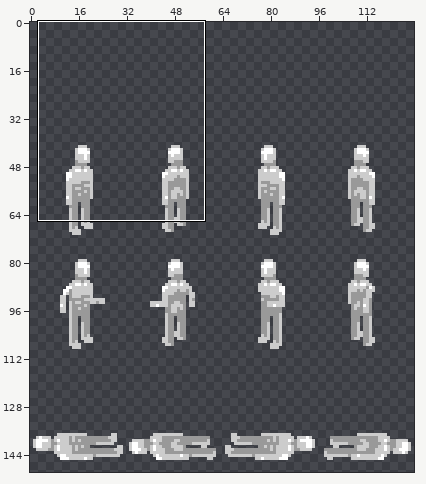
Two versions of one sprite sheet, chars/1.png. The picture above shows the old version from afar; the outline marks the close-up.
Close-up. Earlier state:
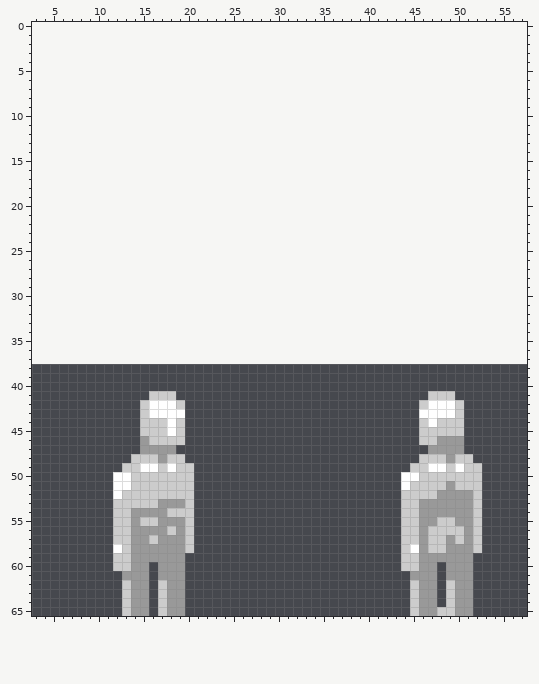
The file is 128x114 pixels. Colours within 5 levels of each other are drawn and written as one. Shown: x 3..57, y 0..65. The old version is drawn lined up with the new one, on the new canvas. The wide view leaves out empty margins. The commit also changed other parts of the picture, which this record leaves out.
After:
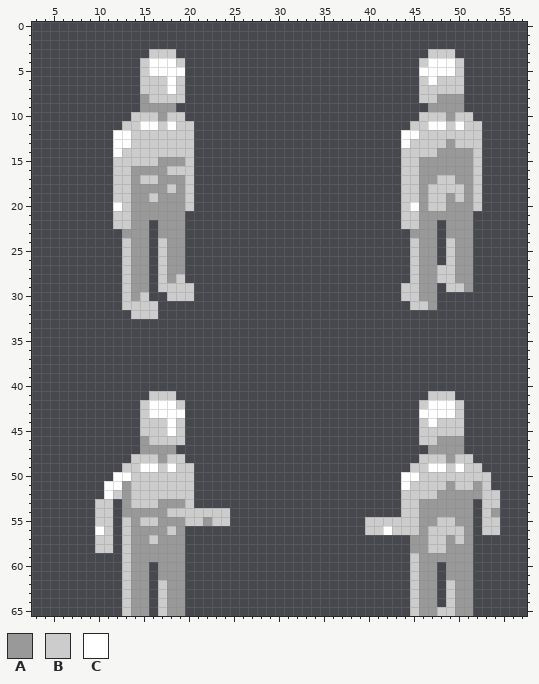
Palette (. is transparent): A #999999  B #cccccc  C #ffffff
From old to new:
canvas 128x114 -> 128x152, the old top-left corner now at 0,38
Changed rows in their new state; - is an unchanged pixel.
first column x 12:
 3 ----BBB----------------------------BBB---
 4 ---BCCCB--------------------------BCCCB--
 5 ---BCCCC--------------------------CCCCB--
 6 ---BBBCB--------------------------BCBBB--
 7 ---BBBCB--------------------------BBBBB--
 8 ---ABBBB--------------------------BBAAA--
 9 ---AAAA----------------------------AAAA--
10 --BBBABB--------------------------BBBABB-
11 -BBCCBCBB------------------------BBCCBCBB
12 CCBBBBBBB-----------------------CCBBBBBBB
13 CCBBBBBBB-----------------------CBBBBABBB
14 CBBBBBBBB-----------------------BBBBAAAAB
15 BBBBBAAAB-----------------------BBAAAAAAB
16 BBAAAABBB-----------------------BBAAAAAAB
17 BBABBAAAB-----------------------BBAABBAAB
18 BBAAAABAB-----------------------BBABBBBAB
19 BBAABAAAB-----------------------BBABBABAB
20 CBAAAAAAB-----------------------BCABBAAAB
21 BBAAAAAA------------------------BBAAAAAA-
22 BBAA-AAA------------------------BBAA-AAA-
23 -AAA-AAA-------------------------AAA-AAA-
24 -BAA-BAA-------------------------BAA-BAA-
25 -BAA-BAA-------------------------BAA-BAA-
26 -BAA-BAA-------------------------BAA-BAA-
27 -BAA-BAA-------------------------BAABBAA-
28 -BAA-BAB-------------------------BAABBAA-
29 -BAA-BBBB-----------------------BBAA-BBA-
30 -BAB--BBB-----------------------BBAA-----
31 -BBBB----------------------------BBA-----
32 --BBB------------------------------------
first column x 10:
50 -------------------------------------------B-
51 -C-A--------------------------------------AB-
52 -CBA--------------------------------------ABB
53 BB.A--------------------------------------.BB
54 BB.A-------BBBB---------------------------.BA
55 BB.--------BABB---------------BBBB--------.BB
56 CB.-------.-------------------BBCB--------.BB
57 BB.-------.-----------------------.A------.--
58 BB.-------.-----------------------.A------.--
59 --.-------------------------------.----------
60 --.-------------------------------.----------
61 ---B-------------------------------B---------
